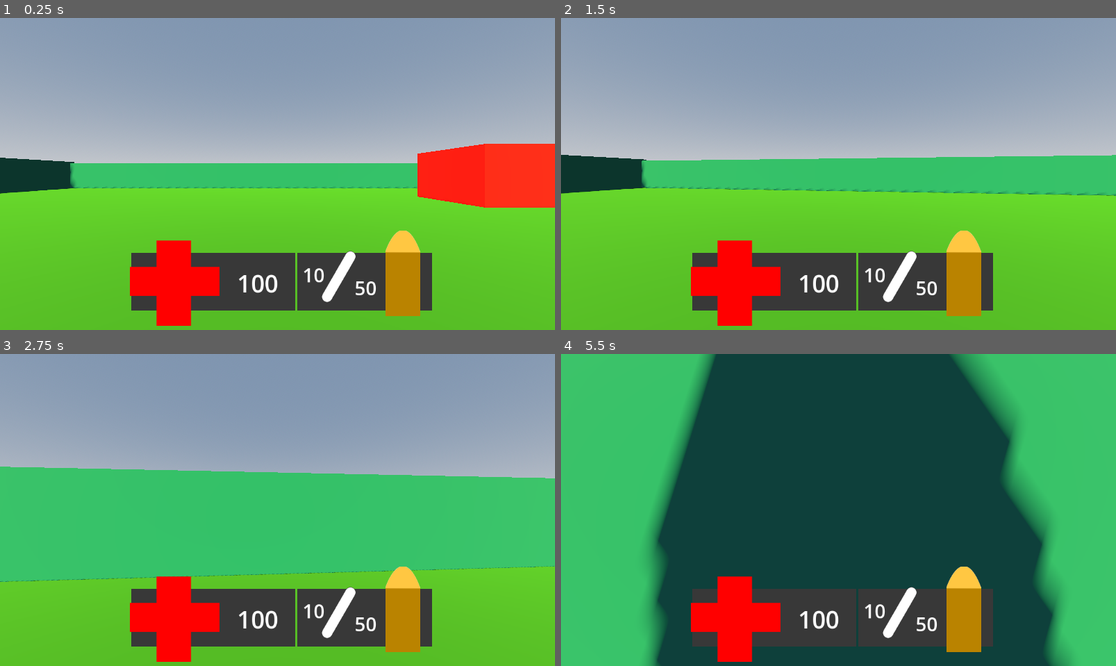
Above: before the commit, frames 1-4 (two rows, left to right).
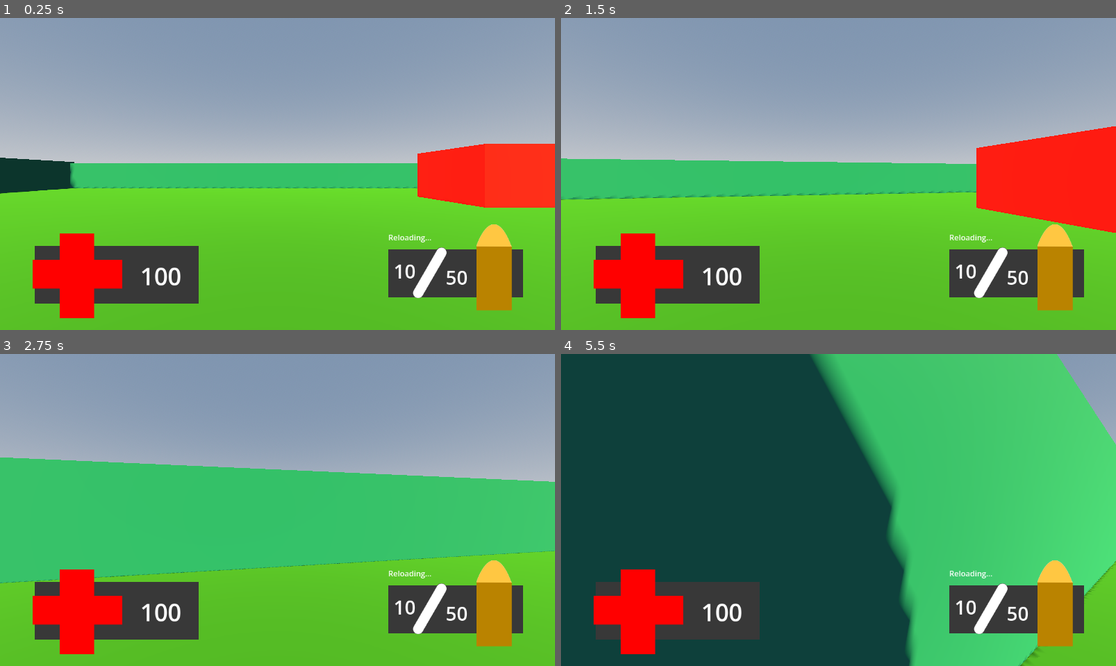
Above: after the commit, the same moments.

Repository: MaidMitsune/MaidcoreWarfare
Game: Godot game, scene res://world.tscn
Same seed, same stepped clock (60 frames per second), same inputs: the game is played once before the commit and once after it.
Inputs (mouse positions are in pixels of both pictures, inside the frame that each line leads up to):
- Up to frame 1 (0.25 s): no input
- Up to frame 2 (1.5 s): tap Enter at 0.5 s; move the mouse to (866, 174) at 0.52 s; hold Ctrl (crouch) 0.53-1.28 s; hold W (up) from 0.53 s (still down); tap Space (jump) at 0.77 s; move the mouse to (810, 174) at 1.27 s; click (810, 174) at 1.35 s
- Up to frame 3 (2.75 s): keep holding W (up); tap Space (jump) at 1.52 s; move the mouse to (288, 503) at 2.02 s; hold Shift (sprint) from 2.03 s (still down)
- Up to frame 4 (5.5 s): keep holding W (up); move the mouse to (832, 516) at 2.77 s; release Shift (sprint) at 2.78 s; tap Ctrl (crouch) at 2.85 s; tap Space (jump) at 3.02, 3.77, 4.52 s; move the mouse to (877, 513) at 3.52 s; press the mouse at (877, 513) at 3.53 s; move the mouse to (794, 506) at 4.27 s; release the mouse at (794, 506) at 4.28 s; tap Shift (sprint) at 4.35 s; move the mouse to (844, 510) at 5.02 s; hold Ctrl (crouch) from 5.03 s (still down)

The runs differ from the first frame. In frame 1, 18% of the frame differs, in the area x 5-95%, y 66-99%; in frame 2, 28%; in frame 3, 21%; in frame 4, 63%, in the area x 0-100%, y 0-100%.

Commit message:
changed ui

Diff:
--- a/ammo_counter.tscn
+++ b/ammo_counter.tscn
@@ -65,3 +65,10 @@
 offset_bottom = 20.047997
 theme_override_font_sizes/font_size = 40
 text = "50"
+
+[node name="Label" type="Label" parent="." unique_id=1619805331]
+layout_mode = 0
+offset_top = -36.0
+offset_right = 182.0
+offset_bottom = -13.0
+text = "Reloading..."
--- a/interface.tscn
+++ b/interface.tscn
@@ -17,12 +17,29 @@
 anchors_preset = 15
 anchor_right = 1.0
 anchor_bottom = 1.0
-offset_bottom = -528.0
+offset_left = 16.0
+offset_top = 491.0
+offset_right = -512.0
+offset_bottom = -37.0
 grow_horizontal = 2
 grow_vertical = 2
 
 [node name="HP_counter" parent="HBoxContainer" unique_id=987930985 instance=ExtResource("2_oi7g3")]
 layout_mode = 2
+metadata/_edit_lock_ = true
 
-[node name="Ammo_counter" parent="HBoxContainer" unique_id=695974483 instance=ExtResource("1_kyn48")]
+[node name="HBoxContainer2" type="HBoxContainer" parent="." unique_id=263771246]
+layout_mode = 1
+anchors_preset = -1
+anchor_left = 0.45200002
+anchor_top = 0.841
+anchor_right = 0.45200002
+anchor_bottom = 0.841
+offset_left = 329.29596
+offset_top = -38.968018
+offset_right = 609.29596
+offset_bottom = 61.031982
+
+[node name="Ammo_counter" parent="HBoxContainer2" unique_id=695974483 instance=ExtResource("1_kyn48")]
 layout_mode = 2
+metadata/_edit_lock_ = true
--- a/world.tscn
+++ b/world.tscn
@@ -40,14 +40,14 @@
 
 [node name="Interface" parent="." unique_id=2079976860 instance=ExtResource("1_tlwt5")]
 anchors_preset = -1
-anchor_left = 0.49300003
+anchor_left = 0.52425003
 anchor_top = 0.76417285
-anchor_right = 0.49300003
+anchor_right = 0.52598614
 anchor_bottom = 0.76417285
-offset_left = -102.936035
-offset_top = 5.815979
-offset_right = 137.06396
-offset_bottom = 627.816
+offset_left = -252.93604
+offset_top = -502.18402
+offset_right = 23.063965
+offset_bottom = 123.81598
 grow_horizontal = 1
 
 [node name="WorldEnvironment" type="WorldEnvironment" parent="." unique_id=1056315638]
